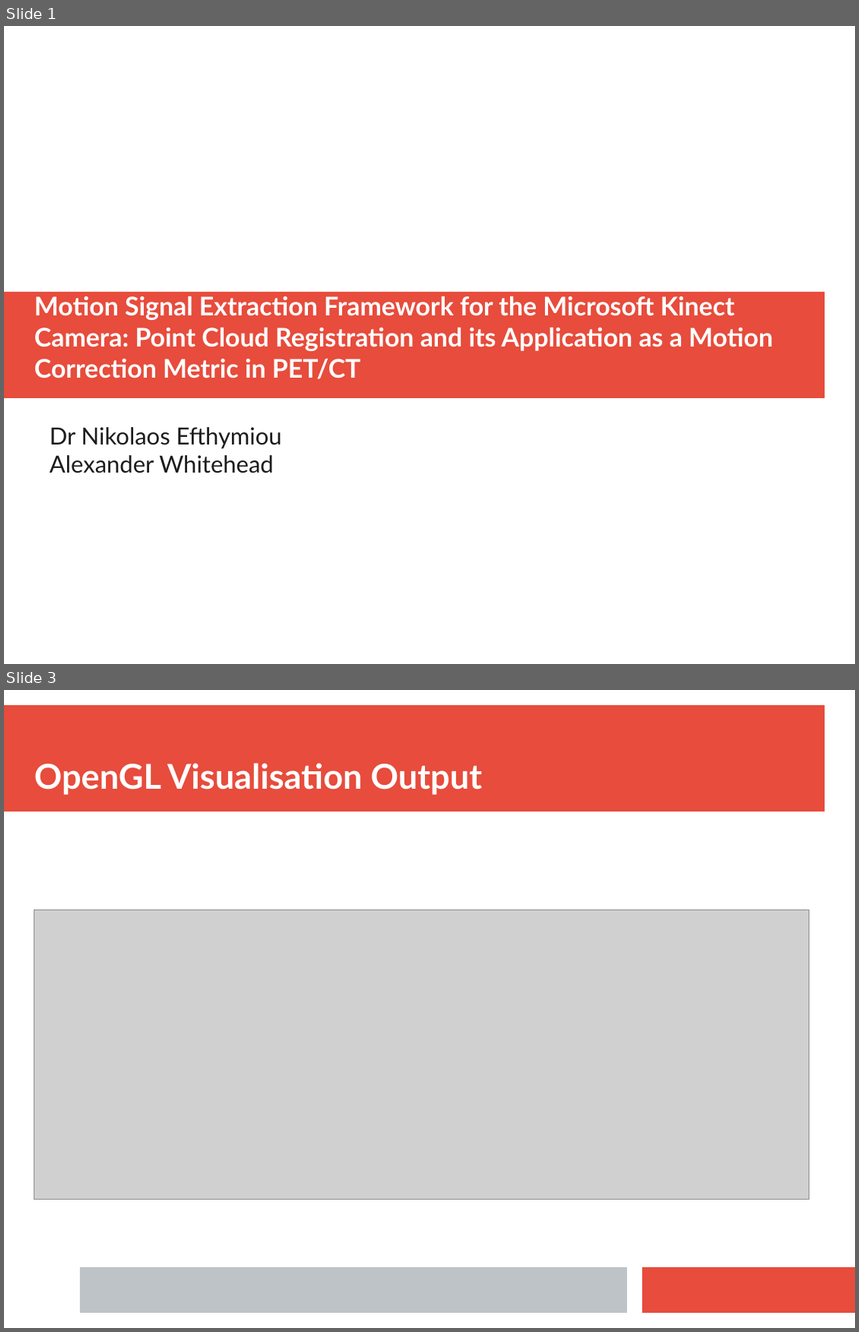
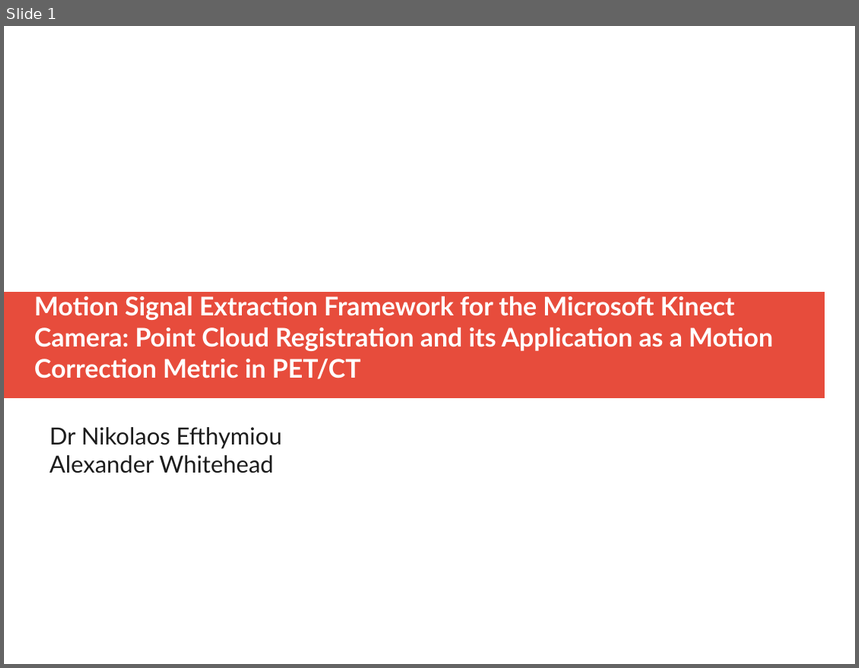
Before and after one commit to ALEXJAZZ008008/MSc-Dissertation, a slide deck: Report/Misc/Journal.pptx. Shown one above the other, each under a label of ours: slides 1 and 3 before the commit, slide 1 after it; the slides between them are not shown. The pictures are 859x1332 and 859x668 pixels, drawn with LibreOffice and Linux fonts; fonts in the diff are those of the drawing; grey boxes stand for pictures. Boxes give left, top, right and bottom in pixels: in the first picture for what was removed or moved away, otherwise in the second. Text is boxed around its words. In the diff, an @@ line names an element or a change of style, - is before the commit and + after.

```diff
--- a/Report/Misc/Journal.pptx
+++ b/Report/Misc/Journal.pptx
@@ slide 3 removed at [4, 690, 855, 1328], background #FFFFFF @@
@@ rectangle removed at [4, 705, 825, 812] @@
@@ text removed at [34, 763, 482, 795] @@
-OpenGL Visualisation Output
@@ picture removed at [34, 910, 810, 1200] @@
@@ rectangle removed at [80, 1268, 627, 1313] @@
@@ rectangle removed at [643, 1268, 855, 1313] @@
```
Also in this commit, not shown: 2 slides changed, 8 slides added, 8 other files.
